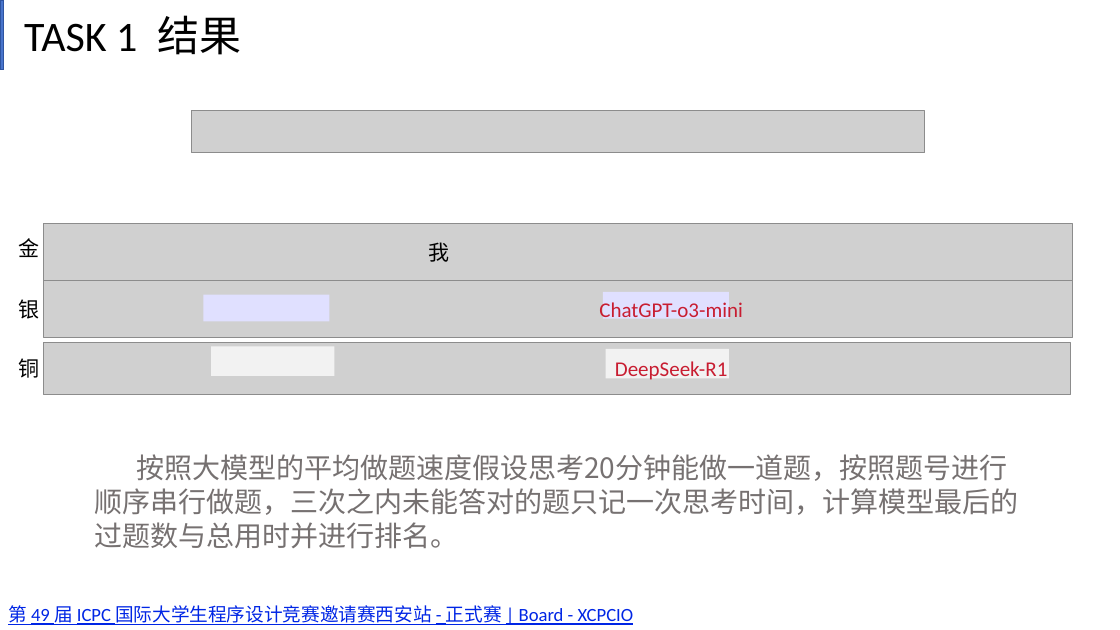
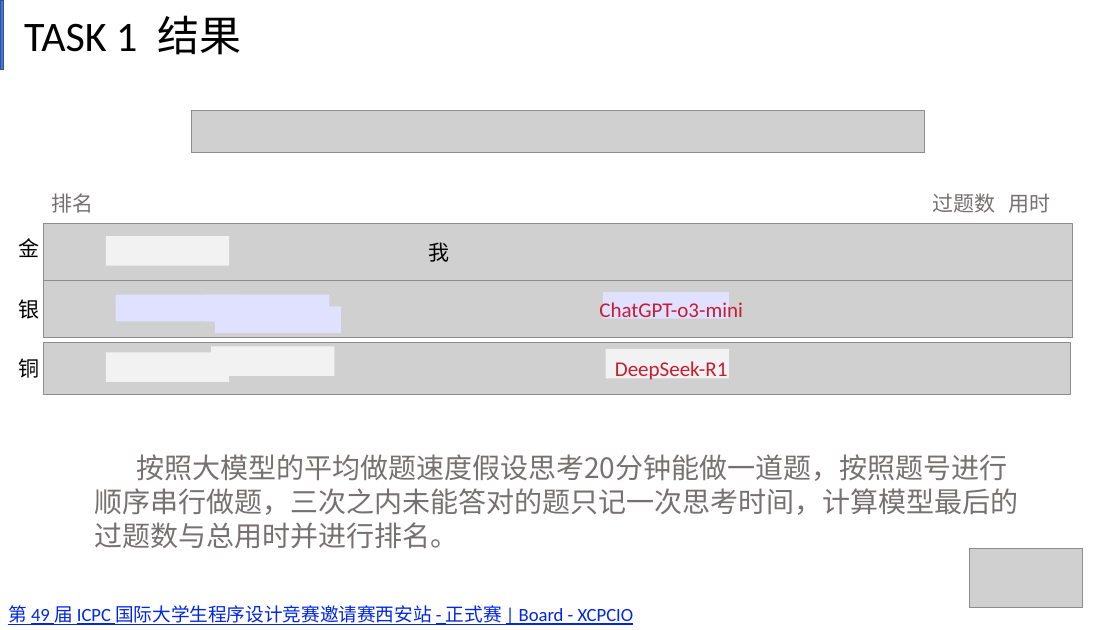
Before and after one commit to Count-group/project1, a slide deck: slide 11 of 计算机组成原理第一次创新作业.pptx. Drawn at 1120x630 pixels with LibreOffice and Linux fonts; fonts in the diff are those of the drawing; grey boxes stand for pictures. Boxes give left, top, right and bottom in pixels: in the first picture for what was removed or moved away, otherwise in the second. Text is boxed around its words. In the diff, an @@ line names an element or a change of style, - is before the commit and + after.

```diff
--- a/计算机组成原理第一次创新作业.pptx
+++ b/计算机组成原理第一次创新作业.pptx
@@ text added at box(52, 193, 94, 213), 18 pt, text #767171 @@
+排名
@@ text added at box(933, 193, 996, 213), 18 pt, text #767171 @@
+过题数
@@ text added at box(1009, 193, 1051, 213), 18 pt, text #767171 @@
+用时
@@ rectangle added at box(106, 236, 229, 266), fill #F2F2F2 @@
@@ rectangle added at box(116, 295, 242, 322), fill #E0E0FF @@
@@ rectangle added at box(215, 307, 341, 334), fill #E0E0FF @@
@@ rectangle added at box(106, 353, 229, 382), fill #F2F2F2 @@
@@ picture added at box(970, 549, 1083, 607) @@
```
Also in this commit, not shown: 17 other slides changed.
